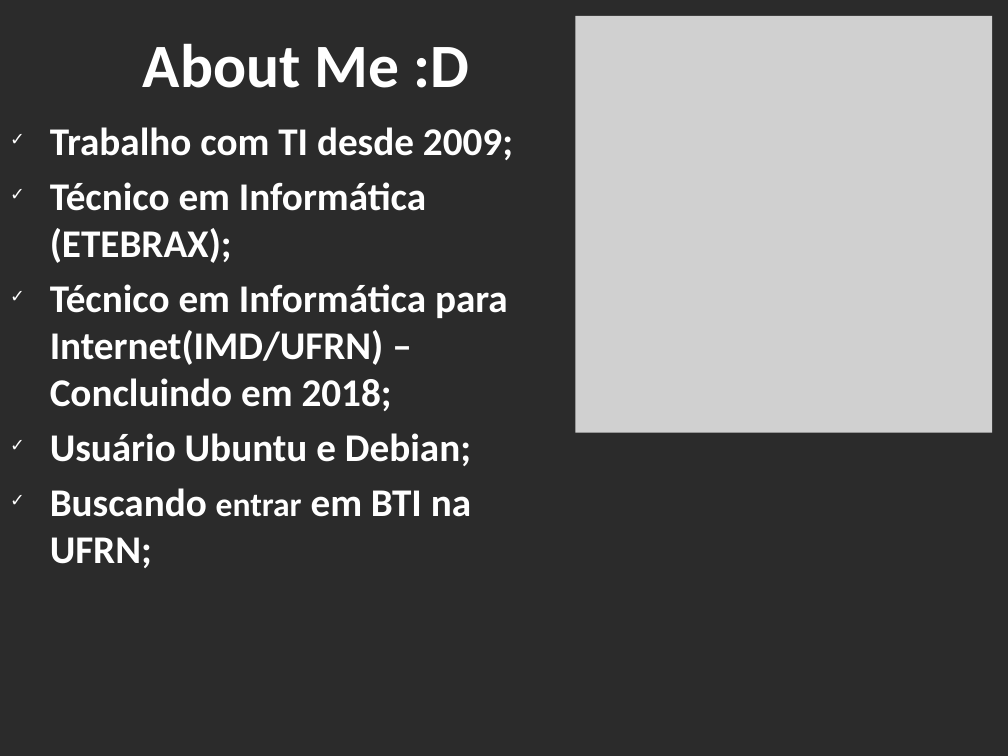
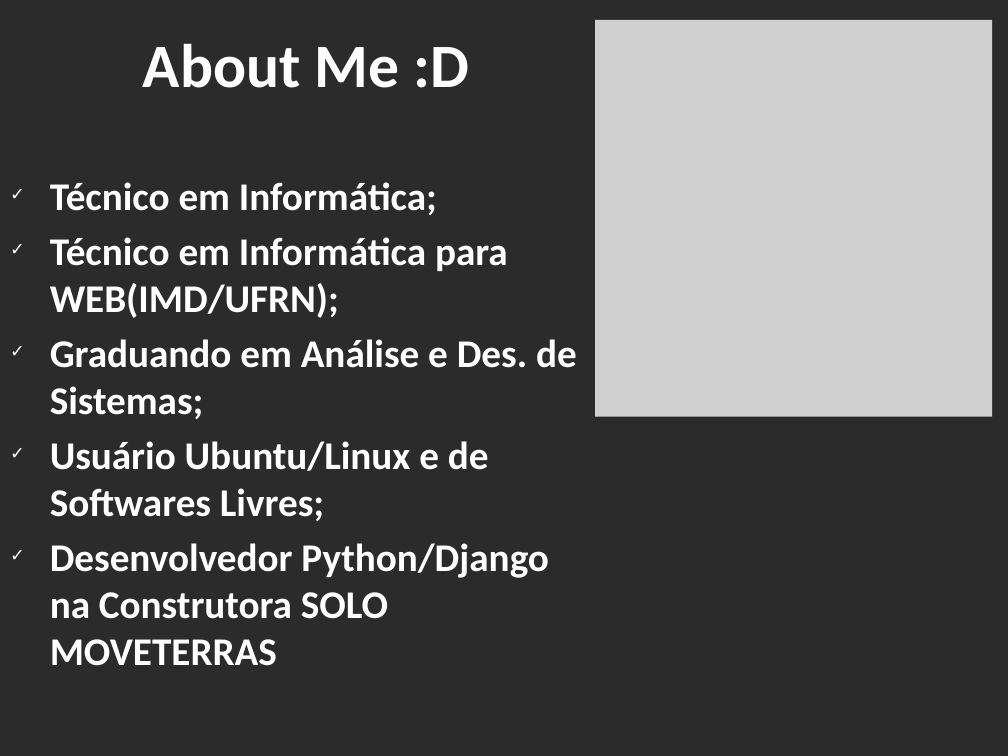
Before and after one commit to Doginnn/Palestras, a slide deck: slide 2 of 2ª Palestra - Flisol 2018.odp. Drawn at 1008x756 pixels with LibreOffice and Linux fonts; fonts in the diff are those of the drawing; grey boxes stand for pictures; background and template pictures are left out; a plain dark background stands for a picture behind light text. Boxes give left, top, right and bottom in pixels: in the first picture for what was removed or moved away, otherwise in the second. Text is boxed around its words. In the diff, an @@ line names an element or a change of style, - is before the commit and + after.

Commit message:
[ADD]Criação de palestra para o GDG João Pessoa

```diff
--- a/2ª Palestra - Flisol 2018.odp
+++ b/2ª Palestra - Flisol 2018.odp
@@ picture resized from (x1=576, y1=16, x2=992, y2=432) to (x1=596, y1=20, x2=993, y2=417) @@
@@ text at (x1=50, y1=182, x2=577, y2=666): text changed @@
-✓ Trabalho com TI desde 2009;
-✓ Técnico em Informática (ETEBRAX);
-✓ Técnico em Informática para Internet(IMD/UFRN) – Concluindo em 2018;
-✓ Usuário Ubuntu e Debian;
-✓ Buscando entrar em BTI na UFRN;
+✓ Técnico em Informática;
+✓ Técnico em Informática para WEB(IMD/UFRN);
+✓ Graduando em Análise e Des. de Sistemas;
+✓ Usuário Ubuntu/Linux e de Softwares Livres;
+✓ Desenvolvedor Python/Django na Construtora SOLO MOVETERRAS
```
Also in this commit, not shown: 2 other slides changed, 2 other files.
